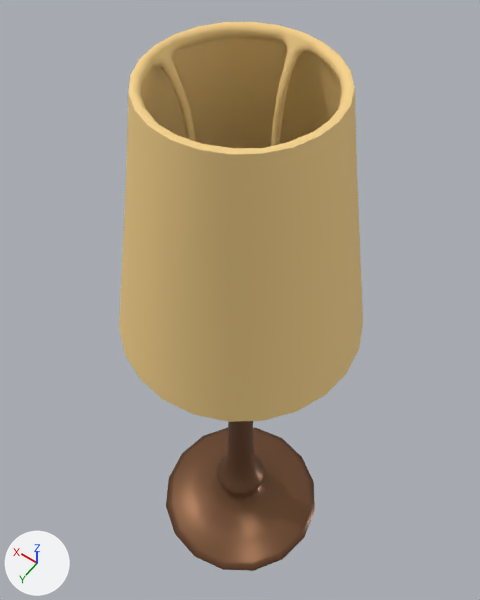
Two versions of the glTF model www/models/lba2/layouts/CI_029_tall_lamp.glb, one commit apart.
Camera for both pictures: a 50 mm camera at (-0.701, 0.987, 3.039) aimed at (0.11, -0.149, 1.254). The axes (+X, +Y, +Z) are drawn at lower left. The lights are the same throughout. Where no turn or scale is listed for an object, it has been applied to the vertices. Vertices at the same position are counted once.

The first picture shows 'foot', 'headLow'.
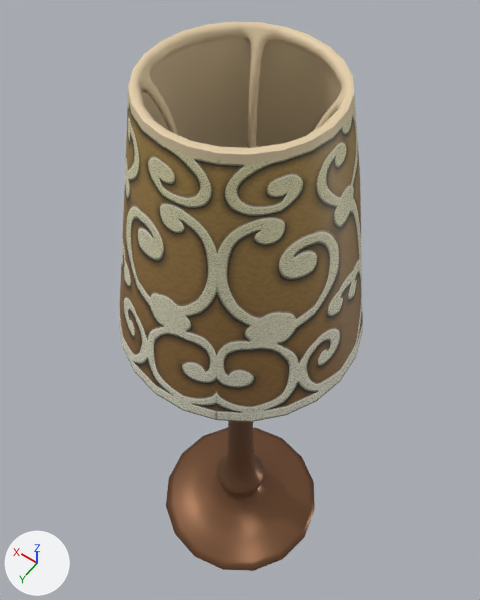
The edits, one by one:
Picture 'Lamp.png' (img_lamp_png) is new.
Material 'LampTexture.001' (mat_lamptexture_001) is new.
Its texture is img_lamp_png.
me_plane_003 has 1172 vertices, 2360 faces and spans x -0.367..0.367, y -0.367..0.367, z -0.575..0.235.
me_plane_003 is used by ob_headlow; parent ob_foot; location (0.0, 0.0, 1.998).
me_plane_003 no longer uses material mat_material_001 (beige #f7d38b).
me_plane_003 part 1: texture (UV) coordinates of 2320 of 2360 faces, centred in x -0.359..0.359, y -0.36..0.36, z -0.573..0.233, changed; they spanned u 0.0..0.0, v 0.0..0.0 and now span u 0.0..1.0, v 0.0..1.0.
me_plane_003 now uses material mat_lamptexture_001 (picture img_lamp_png).
Object 'headLow' (ob_headlow) turns from (0, 0, 0) to (0, 0, -65) degrees about x, y and z.

Changed parts and their boxes [x1, y1, x2, y2] in the pictures (480 x 600 px):
'headLow', surface changed, recoloured, turned: [119, 22, 363, 422] in both
